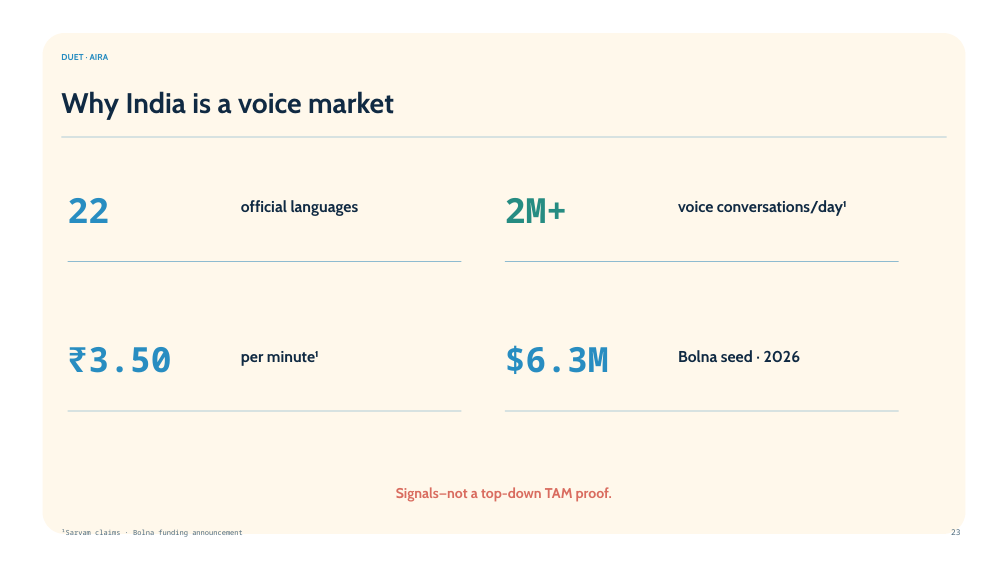
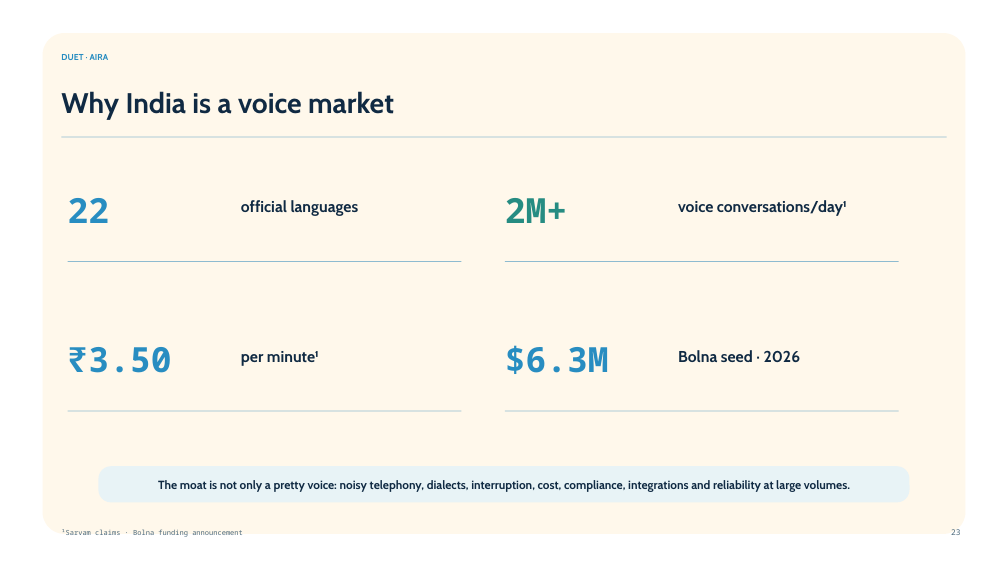
Before and after one commit to mssharatchandra/duet, a slide deck: slide 23 of docs/talk/Duet_Aira_Voice_AI_Tech_Talk_2026-08-25.pptx. Drawn at 1008x567 pixels with LibreOffice and Linux fonts; fonts in the diff are those of the drawing; background and template pictures are left out. Boxes give left, top, right and bottom in pixels: in the first picture for what was removed or moved away, otherwise in the second. Text is boxed around its words. In the diff, an @@ line names an element or a change of style, - is before the commit and + after.

Commit message:
docs: frame voice agent operating moat

```diff
--- a/docs/talk/Duet_Aira_Voice_AI_Tech_Talk_2026-08-25.pptx
+++ b/docs/talk/Duet_Aira_Voice_AI_Tech_Talk_2026-08-25.pptx
@@ rounded rectangle "The moat is not only ...": place and size @@
-rounded rectangle "The moat is not only ..." at <box>396,487,612,502</box>
+rounded rectangle "The moat is not only ..." at <box>98,467,910,503</box>
@@ rounded rectangle "The moat is not only ..." at <box>98,467,910,503</box>: fill none to #E8F3F6 @@
@@ text in rounded rectangle at <box>158,480,850,492</box>: text changed; size 13.5 to 11.2 pt; text colour #D96C5F to #102A43 @@
-Signals—not a top-down TAM proof.
+The moat is not only a pretty voice: noisy telephony, dialects, interruption, cost, compliance, integrations and reliability at large volumes.
```
Also in this commit, not shown: 2 other files.
